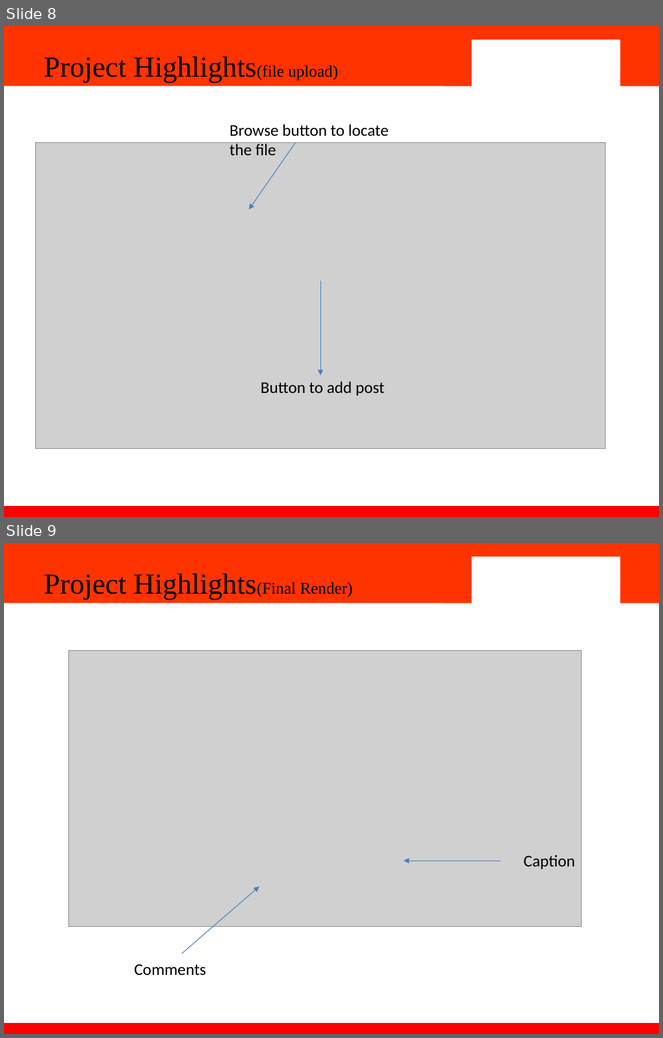
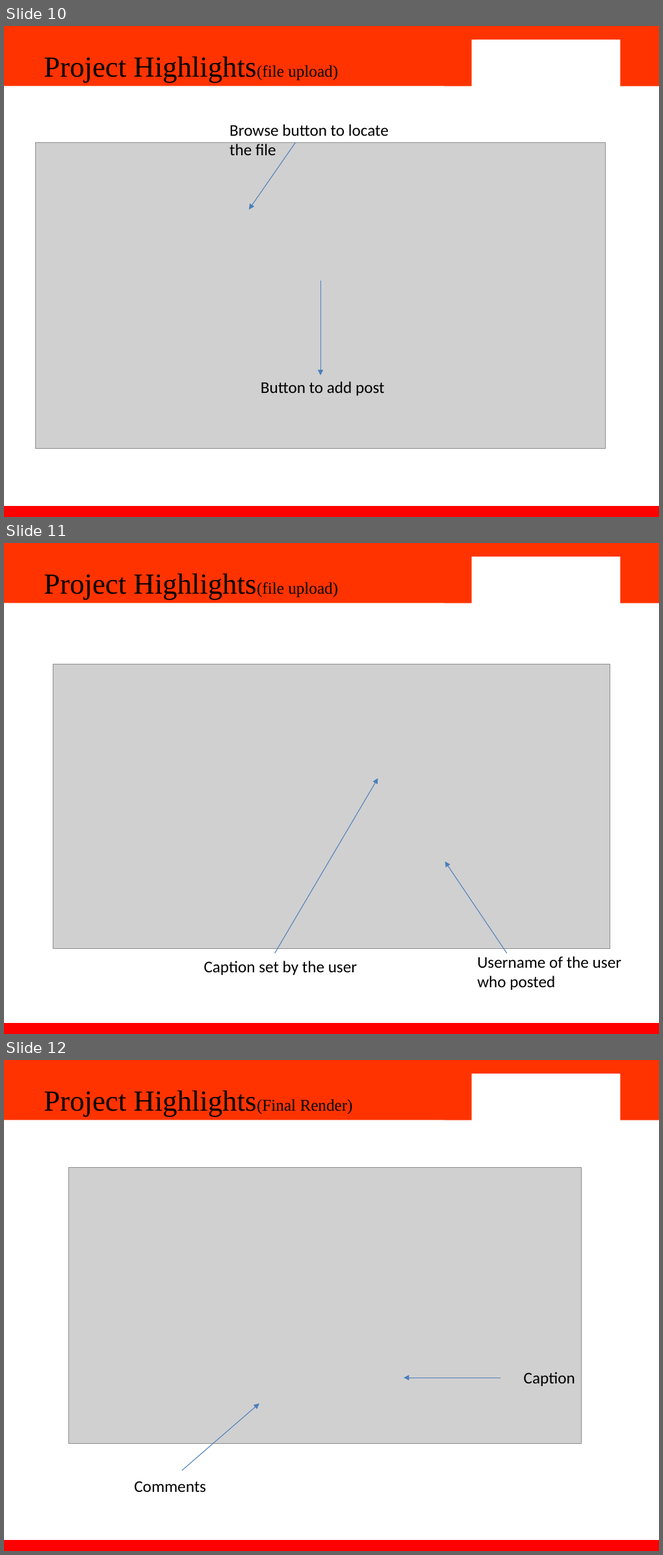
Before and after one commit to CosmosElement77/React-Insta-Clone, a slide deck: Insta clone.pptx. Shown one above the other, each under a label of ours: slides 8 and 9 before the commit, slides 10, 11 and 12 after it. The pictures are 663x1038 and 663x1555 pixels, drawn with LibreOffice and Linux fonts; fonts in the diff are those of the drawing; grey boxes stand for pictures; background and template pictures are left out. Boxes give left, top, right and bottom in pixels: in the first picture for what was removed or moved away, otherwise in the second. Text is boxed around its words. In the diff, an @@ line names an element or a change of style, - is before the commit and + after.

```diff
--- a/Insta clone.pptx
+++ b/Insta clone.pptx
@@ slide 11 added at box(4, 543, 659, 1034), background #FFFFFF; not listed: 4 template elements that a slide beside it also shows @@
@@ text added at box(44, 574, 338, 600), 32 pt, text #000000 @@
+Project Highlights(file upload)
@@ picture added at box(53, 664, 610, 949) @@
@@ arrow added from (274, 954) to (378, 778), #4B7EBC 0.75 pt @@
@@ arrow added from (507, 954) to (445, 861), #4B7EBC 0.75 pt @@
@@ text added at box(204, 961, 357, 975), 18 pt, text #000000 @@
+Caption set by the user
@@ text added at box(477, 956, 622, 990), 18 pt, text #000000 @@
+Username of the user who posted
@@ what was slide 8 is now slide 10 @@
@@ what was slide 9 is now slide 12 @@
```
Also in this commit, not shown: 5 slides changed, 2 other slides added, 1 other file.
